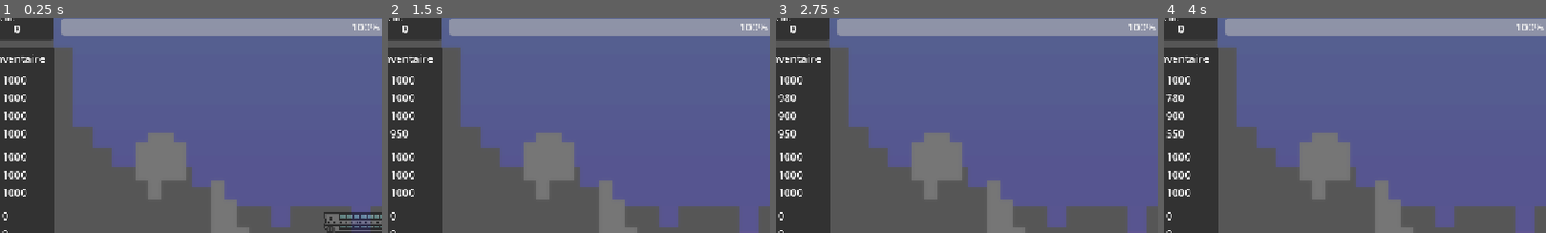
Above: before the commit, frames 1-4 (left to right).
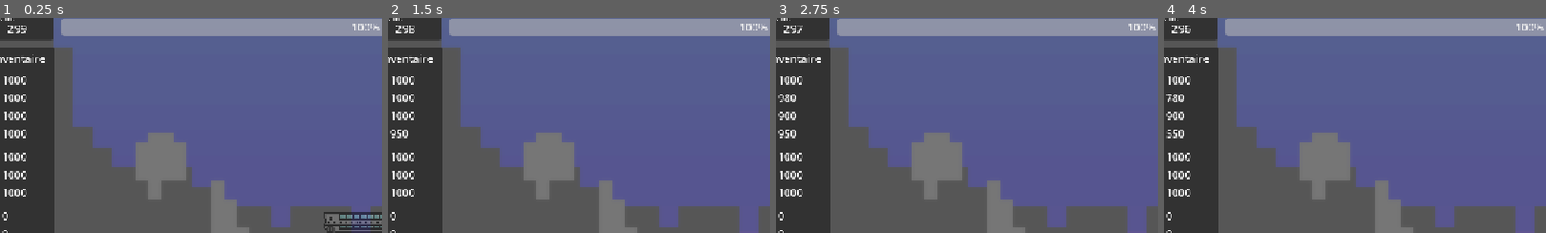
Above: after the commit, the same moments.

Repository: lucasbou-upsider/Indie-jam
Game: Godot game, scene res://scene/world.tscn
Two runs of this game, one before a commit and one after it. Both use one fixed random seed, a clock stepped at 60 frames per second and the inputs below.
Inputs (mouse positions are % of the whole screen's width and height, from its top left):
- Up to frame 1 (0.25 s): no input
- Up to frame 2 (1.5 s): click (95, 15) at 0.5 s; click (95, 20) at 1.25 s
- Up to frame 3 (2.75 s): click (95, 24) at 2 s
- Up to frame 4 (4 s): click (95, 28) at 2.75 s; click (95, 33) at 3.5 s
The pictures show only the part of the screen within x 3-53%, y 2-52%; the shares and areas given below are measured in that part.

The runs differ from the first frame. In frame 1, 0.1% of the frame differs, in the area x 2-7%, y 3-8%; in frame 2, 0.1%; in frame 3, 0.1%; in frame 4, 0.1%.

Commit message:
bug fix double collision kayou

Diff:
--- a/scene/ennemie/kayou.gd
+++ b/scene/ennemie/kayou.gd
@@ -24,10 +24,14 @@
 		$KayouSprites.scale = Vector2(0.55, 0.55)
 		$PhysicsShapeGros.disabled = false
 		$PhysicsShapePiti.disabled = true
+		$DespawnAreaGros/AreaShape.disabled = false
+		$DespawnAreaPiti/AreaShape.disabled = true
 	else:
 		$KayouSprites.scale = Vector2(0.275, 0.275)
 		$PhysicsShapeGros.disabled = true
 		$PhysicsShapePiti.disabled = false
+		$DespawnAreaGros/AreaShape.disabled = true
+		$DespawnAreaPiti/AreaShape.disabled = false
 
 func _on_despawn_timeout() -> void:
 	SIGNAL.emit_signal("defreeze")
--- a/scene/world.tscn
+++ b/scene/world.tscn
@@ -158,7 +158,7 @@
 script = ExtResource("6_1402k")
 
 [node name="vague_Timer" type="Timer" parent="Vague" unique_id=1662032850]
-wait_time = 0.001
+wait_time = 300.0
 one_shot = true
 
 [node name="foret" type="Node2D" parent="." unique_id=985605416]
